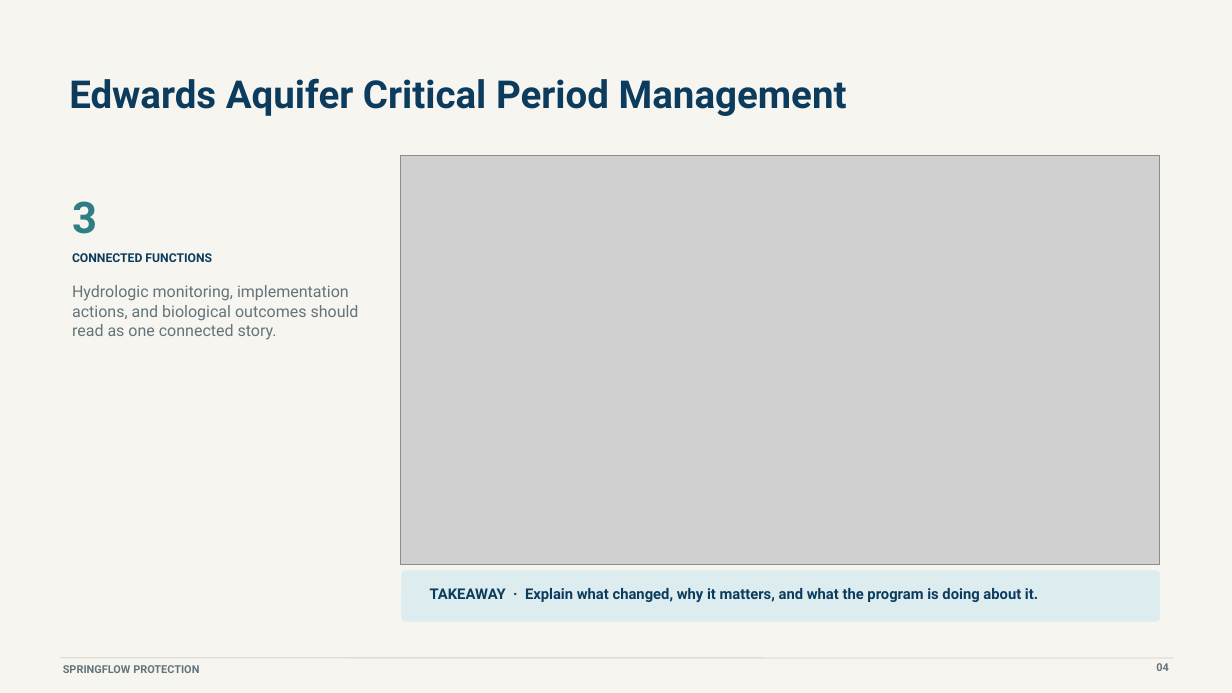
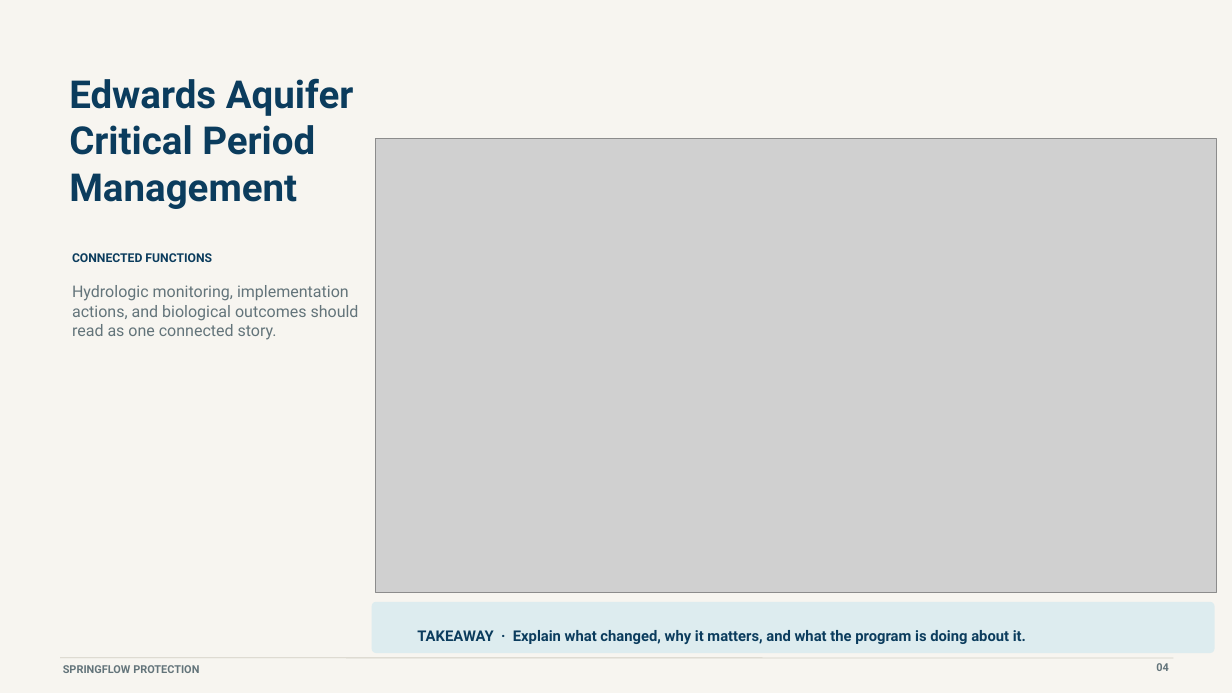
Before and after one commit to cfurl/EAHCP-Fall-2026-Sci-Comm, a slide deck: slide 12 of springflow_protection_presentation/EAHCP_Springflow_Protection_Furl_7.21.26.pptx. Drawn at 1232x693 pixels with LibreOffice and Linux fonts; fonts in the diff are those of the drawing; grey boxes stand for pictures. Boxes give left, top, right and bottom in pixels: in the first picture for what was removed or moved away, otherwise in the second. Text is boxed around its words. In the diff, an @@ line names an element or a change of style, - is before the commit and + after.

```diff
--- a/springflow_protection_presentation/EAHCP_Springflow_Protection_Furl_7.21.26.pptx
+++ b/springflow_protection_presentation/EAHCP_Springflow_Protection_Furl_7.21.26.pptx
@@ text "Edwards Aquifer Critical Period Management" rewrapped from <box>69,78,847,116</box> to <box>69,78,354,209</box> @@
@@ picture: place and size @@
-picture at <box>401,155,1160,565</box>
+picture at <box>375,139,1217,592</box>
@@ text removed at <box>72,201,97,234</box> @@
-3
@@ rounded rectangle: place and size @@
-rounded rectangle at <box>402,571,1160,621</box>
+rounded rectangle at <box>372,603,1214,653</box>
@@ text "TAKEAWAY · Explain what changed, ...": place and size @@
-text "TAKEAWAY · Explain what changed, ..." at <box>430,588,1038,602</box>
+text "TAKEAWAY · Explain what changed, ..." at <box>417,630,1026,644</box>
```
Also in this commit, not shown: 3 other slides changed, 9 slides removed, 8 other files.
